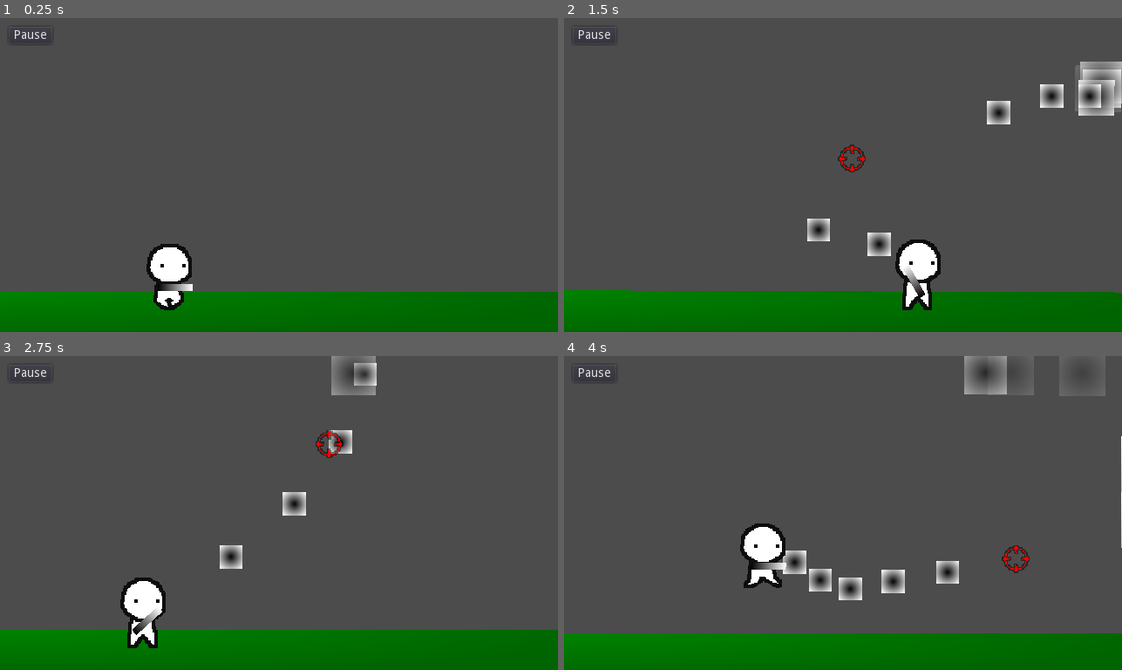
Above: before the commit, frames 1-4 (two rows, left to right).
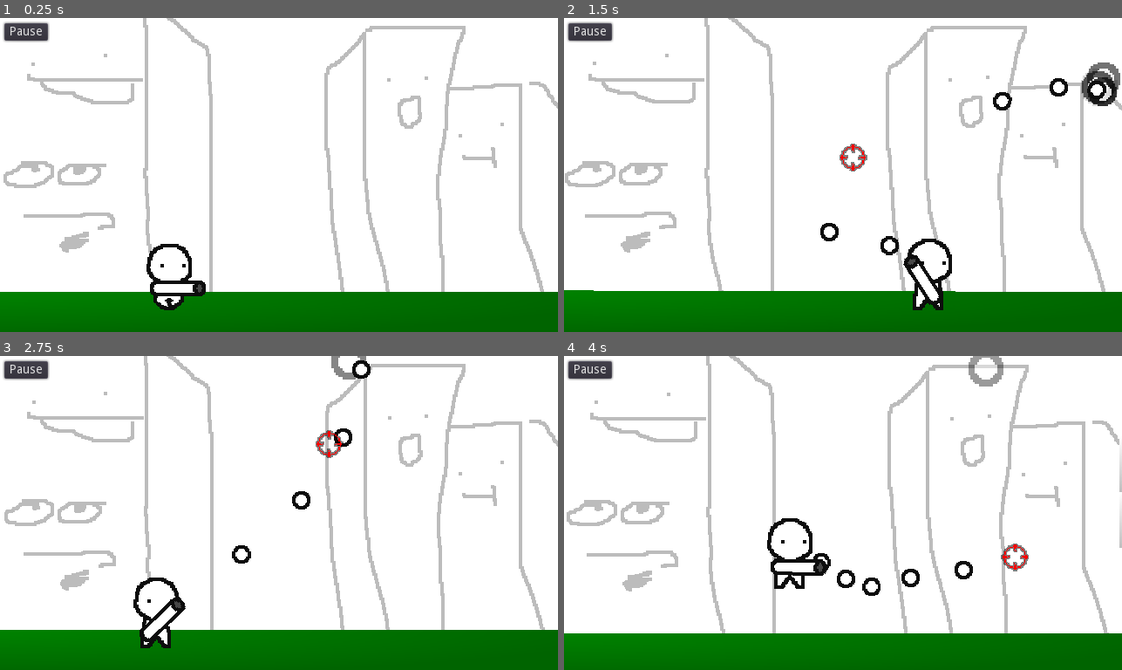
Above: after the commit, the same moments.

Repository: dranik544/explanation-overdue
Game: Godot game, scene res://scenes/main.tscn
Same seed, same stepped clock (60 frames per second), same inputs: the game is played once before the commit and once after it.
Inputs (mouse positions are in pixels of both pictures, inside the frame that each line leads up to):
- Up to frame 1 (0.25 s): no input
- Up to frame 2 (1.5 s): tap Enter at 0.5 s; move the mouse to (965, 159) at 0.52 s; press the mouse at (965, 159) at 0.53 s; hold D (RIGHT) 0.53-1.25 s; tap W (JUMP) at 0.77 s; release the mouse at (965, 159) at 1.25 s; drag from (731, 190) to (1094, 93) at 1.27 s
- Up to frame 3 (2.75 s): move the mouse to (334, 443) at 2.02 s; press the mouse at (334, 443) at 2.03 s; hold A (LEFT) from 2.03 s (still down)
- Up to frame 4 (4 s): release A (LEFT) at 2.75 s; release the mouse at (898, 443) at 2.75 s; drag from (815, 575) to (909, 434) at 2.77 s; move the mouse to (1010, 560) at 3.52 s; press the mouse at (1010, 560) at 3.53 s; hold D (RIGHT) from 3.53 s (still down); tap W (JUMP) at 3.77 s

The runs differ from the first frame. In frame 1, 86% of the frame differs, in the area x 0-100%, y 0-89%; in frame 2, 86%; in frame 3, 86%; in frame 4, 87%.

Commit message:
немного работы, не связаной с кодом

Diff:
--- a/scenes/main.tscn
+++ b/scenes/main.tscn
@@ -10,7 +10,7 @@
 [ext_resource path="res://scenes/finalPortal.tscn" type="PackedScene" id=8]
 [ext_resource path="res://scenes/main.gd" type="Script" id=9]
 [ext_resource path="res://scenes/deathZone.gd" type="Script" id=10]
-[ext_resource path="res://themes/defaultTheme.tres" type="Theme" id=11]
+[ext_resource path="res://sprites/backgrounds/bg1.png" type="Texture" id=11]
 
 [sub_resource type="Gradient" id=1]
 colors = PoolColorArray( 2.09369e-06, 0.516062, 9.62615e-08, 1, 1.67254e-06, 0.395666, 4.81308e-08, 1 )
@@ -49,6 +49,17 @@
 script = ExtResource( 9 )
 
 [node name="visual" type="Node2D" parent="."]
+
+[node name="ParallaxBackground" type="ParallaxBackground" parent="visual"]
+
+[node name="ParallaxLayer" type="ParallaxLayer" parent="visual/ParallaxBackground"]
+motion_scale = Vector2( 0.25, 0.25 )
+motion_mirroring = Vector2( 640, 0 )
+
+[node name="Sprite" type="Sprite" parent="visual/ParallaxBackground/ParallaxLayer"]
+position = Vector2( -320, -180 )
+texture = ExtResource( 11 )
+centered = false
 
 [node name="floor" type="Sprite" parent="visual"]
 position = Vector2( 0, 125 )
@@ -183,10 +194,9 @@
 [node name="GUI" type="CanvasLayer" parent="."]
 
 [node name="pauseButton" type="Button" parent="GUI"]
-margin_left = 10.0
-margin_top = 10.0
-margin_right = 60.0
-margin_bottom = 30.0
-theme = ExtResource( 11 )
+margin_left = 5.0
+margin_top = 6.0
+margin_right = 39.0
+margin_bottom = 20.0
 shortcut = SubResource( 10 )
 text = "Pause"
--- a/scenes/player/player.gd
+++ b/scenes/player/player.gd
@@ -5,6 +5,7 @@
 onready var aimSprite: Sprite = $aimSprite
 onready var weapon: Sprite = $weapon
 onready var projectileTimer: Timer = $projectileTimer
+onready var damageSplash = $GUI/damageSplash
 
 var velocity: Vector2 = Vector2.ZERO              # просто velocity
 var gravity: float = ProjectSettings.get_setting(
@@ -261,6 +262,11 @@
 
 		spriteEyes.animation = "damageEyes_" + str(sprite.animation)
 
+		var tweenDS: Tween = Tween.new()
+		add_child(tweenDS)
+		tweenDS.interpolate_property(damageSplash, "modulate:a", 1.0, 0.0, 1.0, Tween.TRANS_CIRC, Tween.EASE_IN)
+		tweenDS.start()
+
 		tween.interpolate_property(sprite, "modulate", sprite.modulate, Color(1.0, 0.0, 0.0, 1.0), 0.1, Tween.TRANS_CIRC, Tween.EASE_IN)
 		tween.start()
 		yield(tween, "tween_completed")
--- a/scenes/player/player.tscn
+++ b/scenes/player/player.tscn
@@ -1,8 +1,9 @@
-[gd_scene load_steps=8 format=2]
+[gd_scene load_steps=9 format=2]
 
 [ext_resource path="res://scenes/player/player.gd" type="Script" id=1]
 [ext_resource path="res://sprites/aimSprite2.png" type="Texture" id=2]
 [ext_resource path="res://spriteFrames/player.tres" type="SpriteFrames" id=3]
+[ext_resource path="res://sprites/gun1.png" type="Texture" id=4]
 [ext_resource path="res://spriteFrames/eyes.tres" type="SpriteFrames" id=7]
 
 [sub_resource type="CapsuleShape2D" id=1]
@@ -10,9 +11,15 @@
 height = 34.0
 
 [sub_resource type="Gradient" id=2]
+offsets = PoolRealArray( 0, 0.5, 1 )
+colors = PoolColorArray( 1, 0, 0, 0, 1, 0, 0, 0, 1, 0, 0, 1 )
 
 [sub_resource type="GradientTexture2D" id=3]
+flags = 3
 gradient = SubResource( 2 )
+fill = 1
+fill_from = Vector2( 0.5, 0.5 )
+fill_to = Vector2( 0.5, 1.2 )
 
 [node name="player" type="KinematicBody2D"]
 collision_layer = 2
@@ -34,10 +41,9 @@
 playing = true
 
 [node name="weapon" type="Sprite" parent="."]
-position = Vector2( 2.38419e-07, 11 )
-scale = Vector2( 0.46875, 0.09375 )
-texture = SubResource( 3 )
-offset = Vector2( 12, 0 )
+position = Vector2( 0, 12 )
+texture = ExtResource( 4 )
+offset = Vector2( 8, 0 )
 
 [node name="aimSprite" type="Sprite" parent="."]
 texture = ExtResource( 2 )
@@ -45,3 +51,12 @@
 [node name="projectileTimer" type="Timer" parent="."]
 wait_time = 0.1
 one_shot = true
+
+[node name="GUI" type="CanvasLayer" parent="."]
+
+[node name="damageSplash" type="TextureRect" parent="GUI"]
+modulate = Color( 1, 1, 1, 0 )
+anchor_right = 1.0
+anchor_bottom = 1.0
+texture = SubResource( 3 )
+stretch_mode = 1
--- a/scenes/projectiles/blaster projectile1.tscn
+++ b/scenes/projectiles/blaster projectile1.tscn
@@ -1,26 +1,19 @@
-[gd_scene load_steps=5 format=2]
+[gd_scene load_steps=4 format=2]
 
 [ext_resource path="res://scenes/projectiles/blaster projectile1.gd" type="Script" id=1]
+[ext_resource path="res://sprites/projectiles/projectile1.png" type="Texture" id=2]
 
 [sub_resource type="CircleShape2D" id=1]
-
-[sub_resource type="Gradient" id=2]
-
-[sub_resource type="GradientTexture2D" id=3]
-gradient = SubResource( 2 )
-width = 20
-height = 20
-fill = 1
-fill_from = Vector2( 0.498611, 0.498611 )
-fill_to = Vector2( 1, 1 )
+radius = 8.0
 
 [node name="blaster projectile1" type="Area2D"]
 collision_layer = 8
 collision_mask = 5
 script = ExtResource( 1 )
+recoilForce = 65.0
 
 [node name="CollisionShape2D" type="CollisionShape2D" parent="."]
 shape = SubResource( 1 )
 
 [node name="Sprite" type="Sprite" parent="."]
-texture = SubResource( 3 )
+texture = ExtResource( 2 )
--- a/themes/defaultTheme.tres
+++ b/themes/defaultTheme.tres
@@ -1,3 +1,33 @@
-[gd_resource type="Theme" format=2]
+[gd_resource type="Theme" load_steps=5 format=2]
+
+[ext_resource path="res://sprites/theme/button1.png" type="Texture" id=1]
+[ext_resource path="res://fonts/Ithaca.ttf" type="DynamicFontData" id=2]
+
+[sub_resource type="DynamicFont" id=2]
+extra_spacing_top = -3
+extra_spacing_bottom = -2
+font_data = ExtResource( 2 )
+
+[sub_resource type="StyleBoxTexture" id=1]
+texture = ExtResource( 1 )
+region_rect = Rect2( 0, -1, 24, 25 )
+margin_left = 2.0
+margin_right = 2.0
+margin_top = 3.0
+margin_bottom = 2.0
 
 [resource]
+Button/colors/font_color = Color( 0, 0, 0, 1 )
+Button/colors/font_color_disabled = Color( 0, 0, 0, 0.2 )
+Button/colors/font_color_focus = Color( 0, 0, 0, 1 )
+Button/colors/font_color_hover = Color( 0, 0, 0, 1 )
+Button/colors/font_color_hover_pressed = Color( 0, 0, 0, 1 )
+Button/colors/font_color_pressed = Color( 0, 0, 0, 1 )
+Button/colors/icon_color_disabled = Color( 0, 0, 0, 0.4 )
+Button/colors/icon_color_focus = Color( 0, 0, 0, 1 )
+Button/colors/icon_color_hover = Color( 0, 0, 0, 1 )
+Button/colors/icon_color_hover_pressed = Color( 0, 0, 0, 1 )
+Button/colors/icon_color_normal = Color( 0, 0, 0, 1 )
+Button/colors/icon_color_pressed = Color( 0, 0, 0, 1 )
+Button/fonts/font = SubResource( 2 )
+Button/styles/normal = SubResource( 1 )
Binary file added: fonts/Ithaca.ttf
Binary file added: sprites/backgrounds/bg1.png
Not shown, added: sprites/backgrounds/bg1.png.import
Binary file added: sprites/gun1.png
Not shown, added: sprites/gun1.png.import
Binary file added: sprites/projectiles/projectile1.png
Not shown, added: sprites/projectiles/projectile1.png.import
Binary file added: sprites/theme/button1.png
Not shown, added: sprites/theme/button1.png.import
